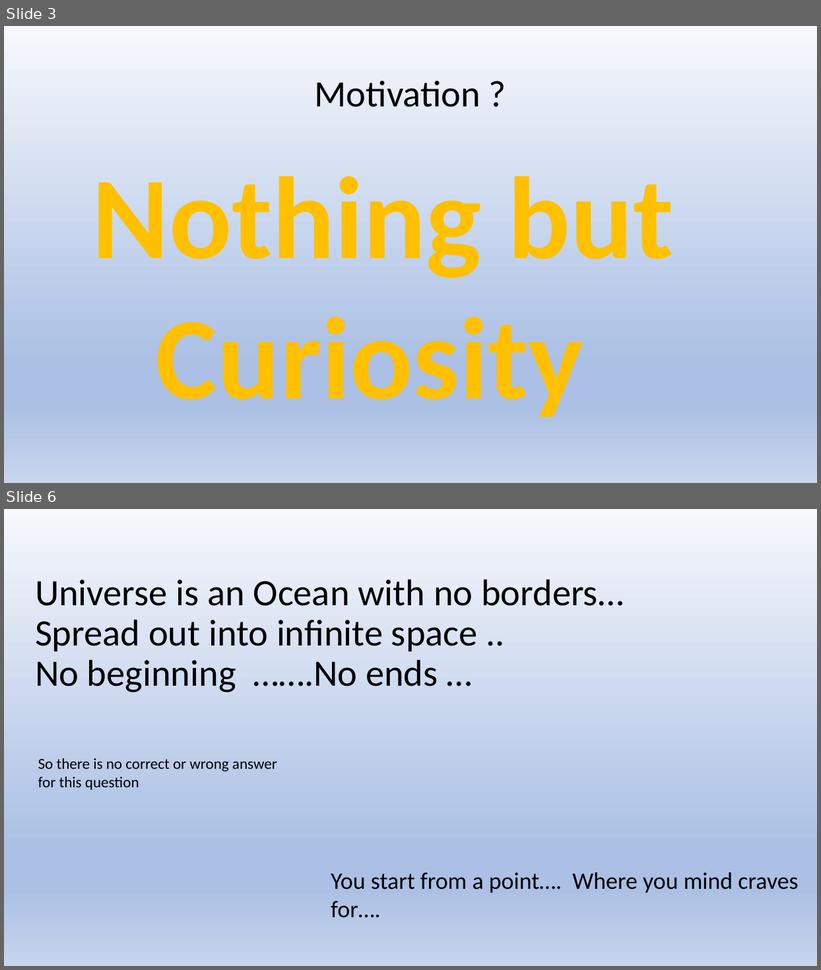
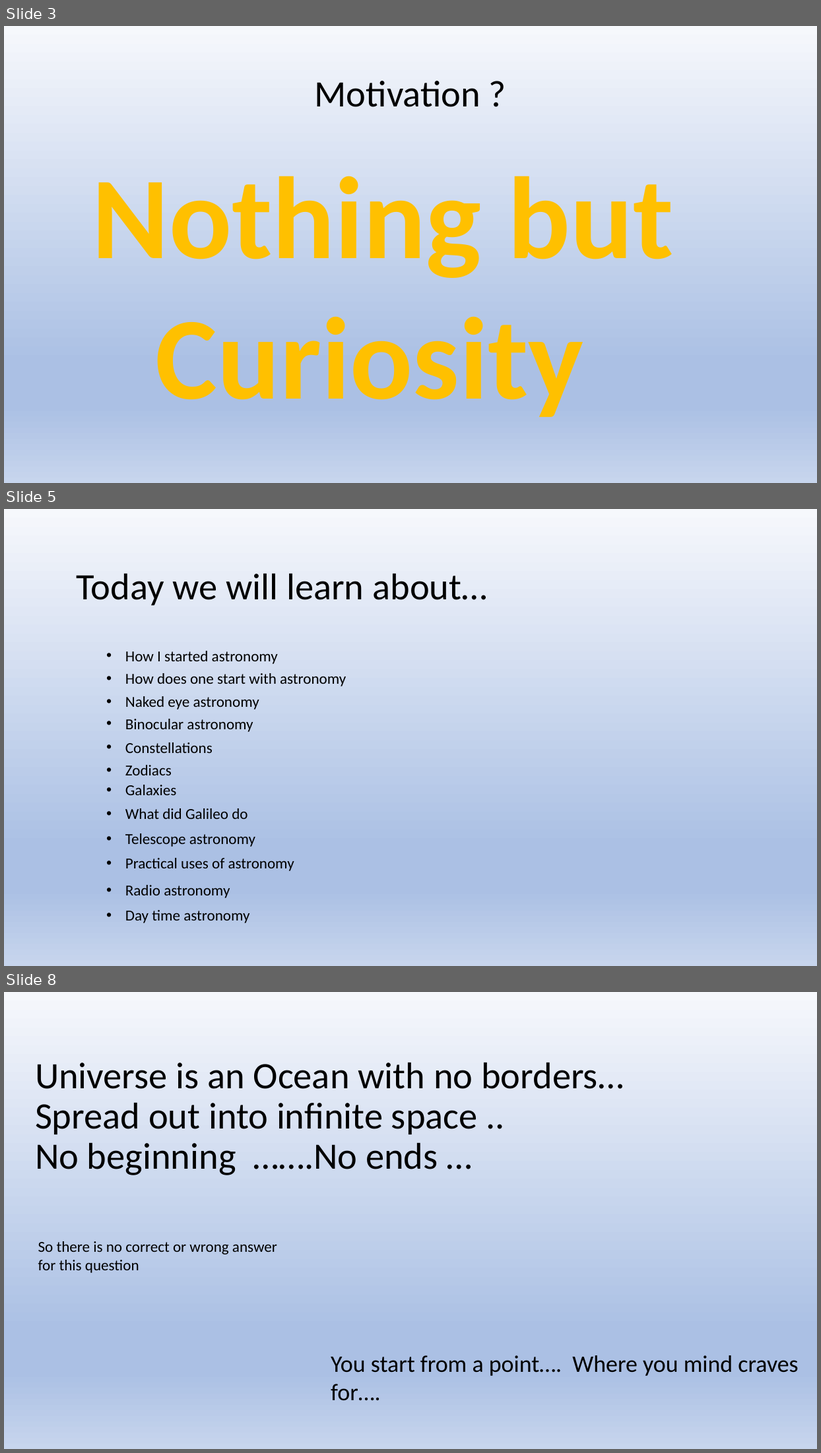
Before and after one commit to girishsukukumar/General, a slide deck: astronomy-kids.pptx. Shown one above the other, each under a label of ours: slides 3 and 6 before the commit, slides 3, 5 and 8 after it; the slides between them are not shown. The pictures are 821x970 and 821x1453 pixels, drawn with LibreOffice and Linux fonts; fonts in the diff are those of the drawing. Boxes give left, top, right and bottom in pixels: in the first picture for what was removed or moved away, otherwise in the second. Text is boxed around its words. In the diff, an @@ line names an element or a change of style, - is before the commit and + after.

```diff
--- a/astronomy-kids.pptx
+++ b/astronomy-kids.pptx
@@ slide 5 added at <box>4,509,817,966</box>, background gradient #F6F8FC to #ABC0E4 to #C7D5ED @@
@@ text added at <box>76,573,487,605</box>, 44 pt, text #000000 @@
+Today we will learn about…
@@ text added at <box>125,651,278,664</box>, 18 pt, text #000000 @@
+• How I started astronomy
@@ text added at <box>125,673,346,687</box>, 18 pt, text #000000 @@
+• How does one start with astronomy
@@ text added at <box>125,696,259,710</box>, 18 pt, text #000000 @@
+• Naked eye astronomy
@@ text added at <box>125,719,253,732</box>, 18 pt, text #000000 @@
+• Binocular astronomy
@@ text added at <box>125,743,213,753</box>, 18 pt, text #000000 @@
+• Constellations
@@ text added at <box>125,765,172,776</box>, 18 pt, text #000000 @@
+• Zodiacs
@@ text added at <box>125,785,177,795</box>, 18 pt, text #000000 @@
+• Galaxies
@@ text added at <box>125,809,248,819</box>, 18 pt, text #000000 @@
+• What did Galileo do
@@ text added at <box>125,834,255,847</box>, 18 pt, text #000000 @@
+• Telescope astronomy
@@ text added at <box>125,858,294,871</box>, 18 pt, text #000000 @@
+• Practical uses of astronomy
@@ text added at <box>125,885,230,898</box>, 18 pt, text #000000 @@
+• Radio astronomy
@@ text added at <box>125,910,250,923</box>, 18 pt, text #000000 @@
+• Day time astronomy
@@ what was slide 6 is now slide 8 @@
```
Also in this commit, not shown: 10 slides changed, 14 other slides added, 3 slides removed.
